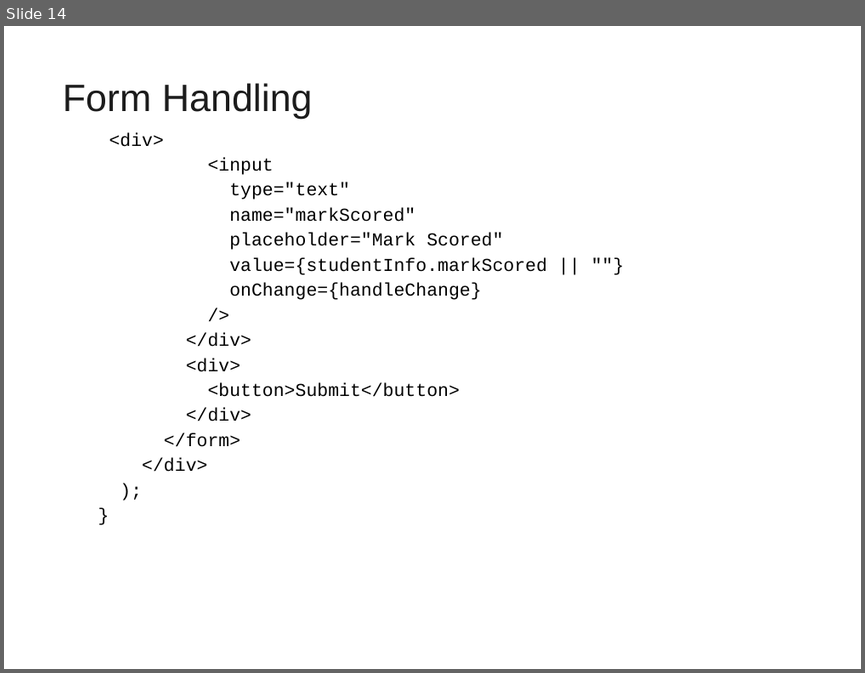
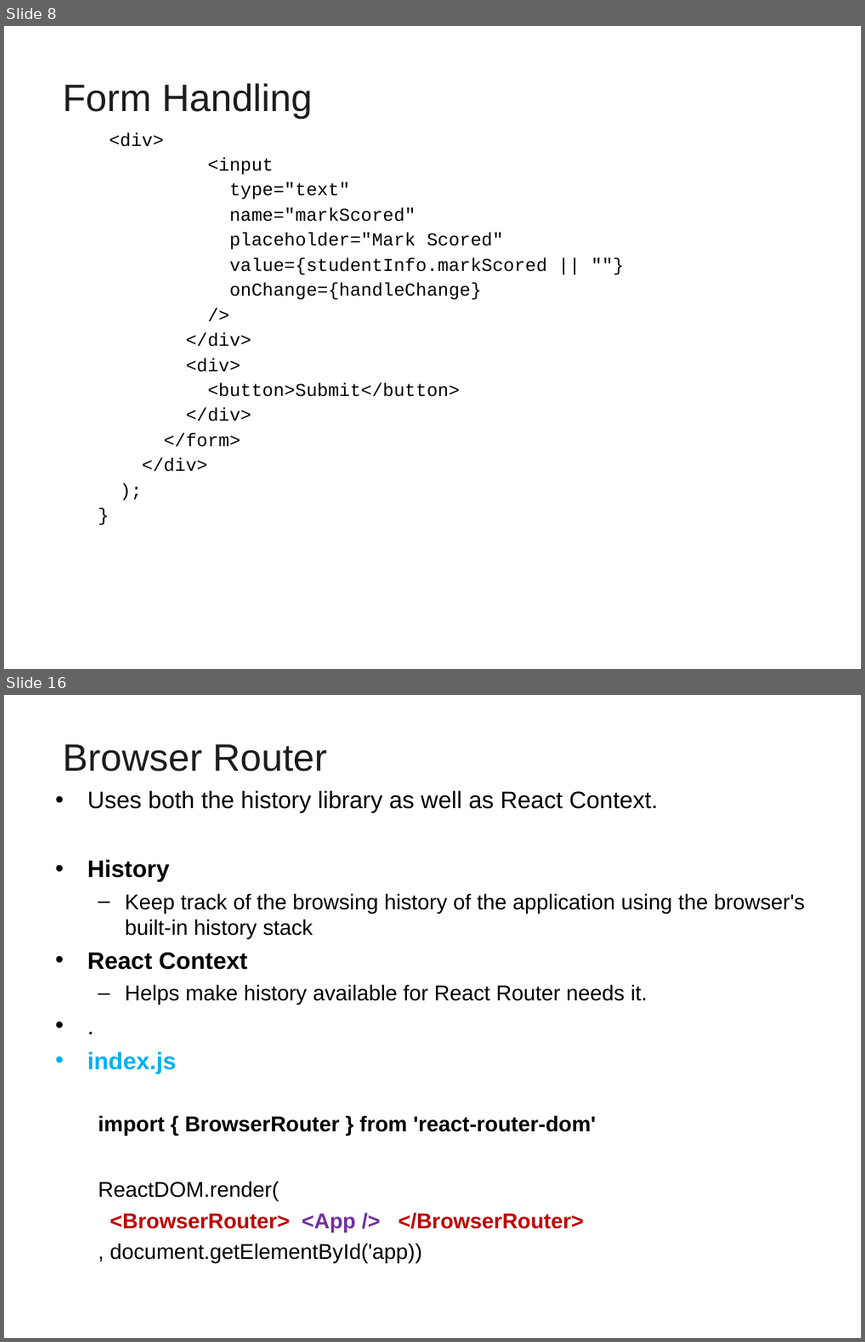
Before and after one commit to vatsanTraining/freshers_dec_2021, a slide deck: ReactJS_Module2.ppt. Shown one above the other, each under a label of ours: slide 14 before the commit, slides 8 and 16 after it; the slides between them are not shown. The pictures are 865x673 and 865x1342 pixels, drawn with LibreOffice and Linux fonts; fonts in the diff are those of the drawing; background and template pictures are left out. Boxes give left, top, right and bottom in pixels: in the first picture for what was removed or moved away, otherwise in the second. Text is boxed around its words. In the diff, an @@ line names an element or a change of style, - is before the commit and + after.

```diff
--- a/ReactJS_Module2.ppt
+++ b/ReactJS_Module2.ppt
@@ slide 16 added at (x1=4, y1=695, x2=861, y2=1338), background picture (left out) @@
@@ title added at (x1=63, y1=744, x2=327, y2=771), 32 pt, text #1C1C1C @@
+Browser Router
@@ text added at (x1=87, y1=790, x2=805, y2=1264), 18 pt, text #000000 @@
+• Uses both the history library as well as React Context.
+• History
+  – Keep track of the browsing history of the application using the browser's built-in history stack
+• React Context
+  – Helps make history available for React Router needs it.
+• .
+• index.js
+  import { BrowserRouter } from 'react-router-dom'
+  ReactDOM.render(
+  <BrowserRouter> <App /> </BrowserRouter>
+  , document.getElementById('app))
@@ what was slide 14 is now slide 8 @@
```
Also in this commit, not shown: 1 slide changed, 17 other slides added, 5 slides removed.
